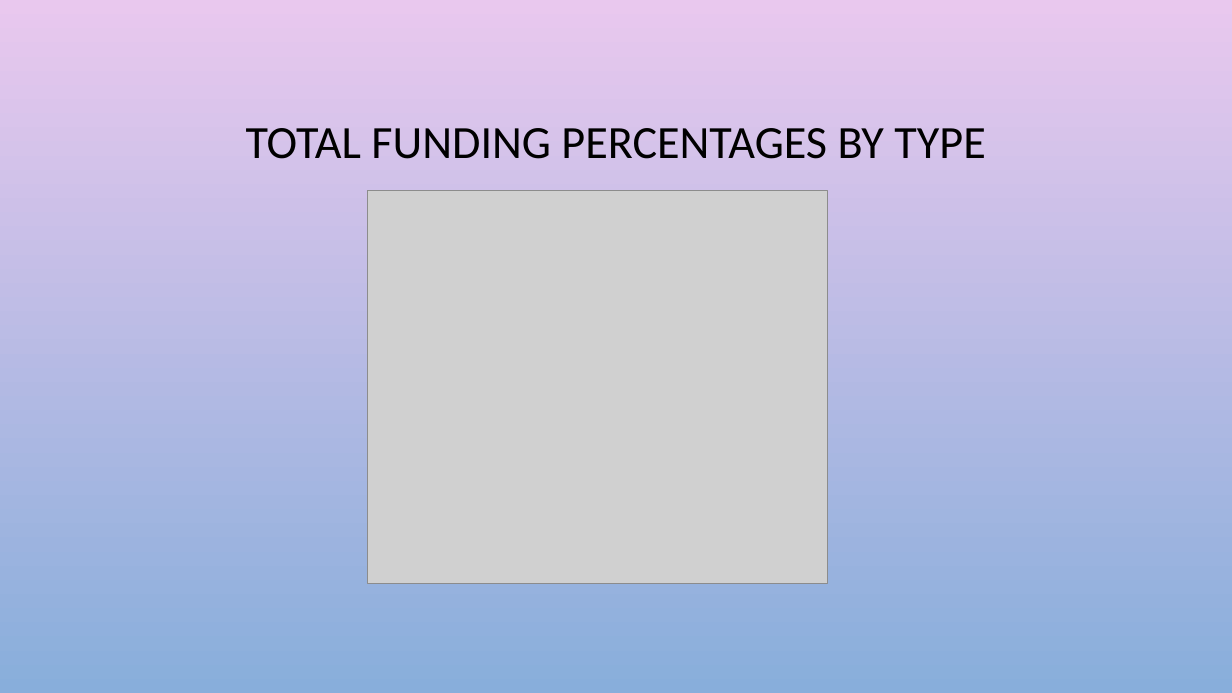
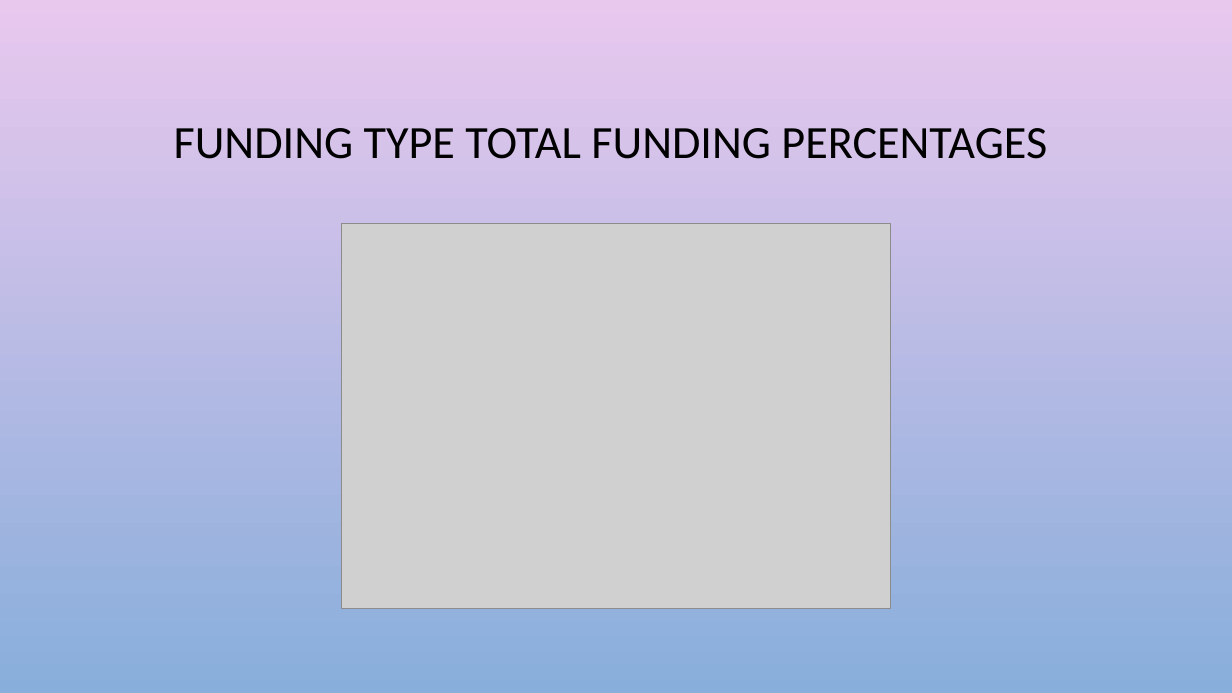
Before and after one commit to chrisg4github/Project-1-Crunch-Team, a slide deck: slide 9 of PowerPoint/Data visualization & Analytics_chrisg.pptx (slide 8 before the commit). Drawn at 1232x693 pixels with LibreOffice and Linux fonts; fonts in the diff are those of the drawing; grey boxes stand for pictures; background and template pictures are left out. Boxes give left, top, right and bottom in pixels: in the first picture for what was removed or moved away, otherwise in the second. Text is boxed around its words. In the diff, an @@ line names an element or a change of style, - is before the commit and + after.

```diff
--- a/PowerPoint/Data visualization & Analytics_chrisg.pptx
+++ b/PowerPoint/Data visualization & Analytics_chrisg.pptx
@@ title at bbox=[174, 128, 1047, 159]: text changed @@
-TOTAL FUNDING PERCENTAGES BY TYPE
+FUNDING TYPE TOTAL FUNDING PERCENTAGES
@@ picture: place and size @@
-picture at bbox=[368, 191, 828, 583]
+picture at bbox=[342, 224, 890, 609]
```
Also in this commit, not shown: 9 other slides changed, 1 slide added, 1 slide removed, 19 other files.
